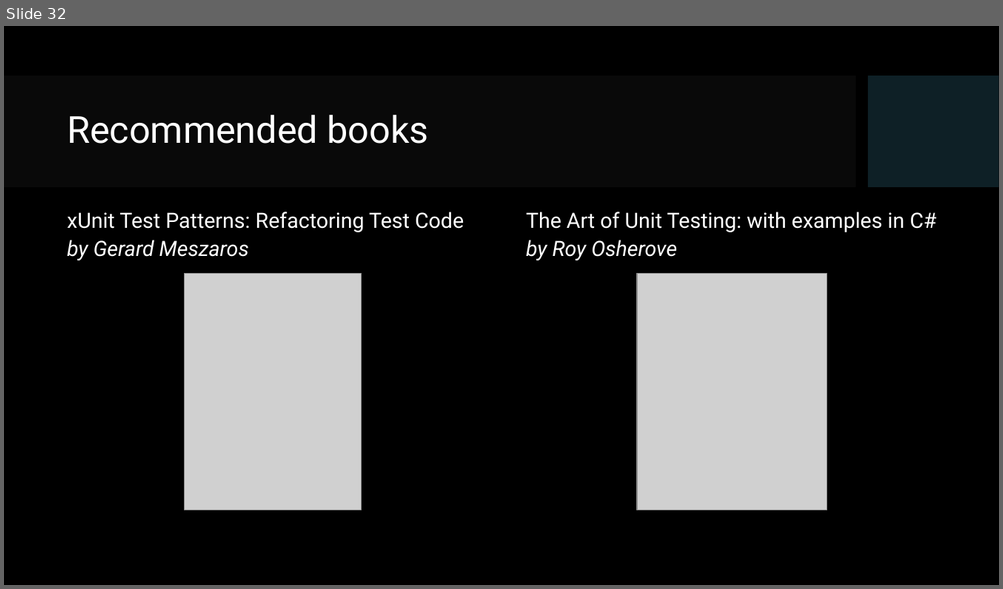
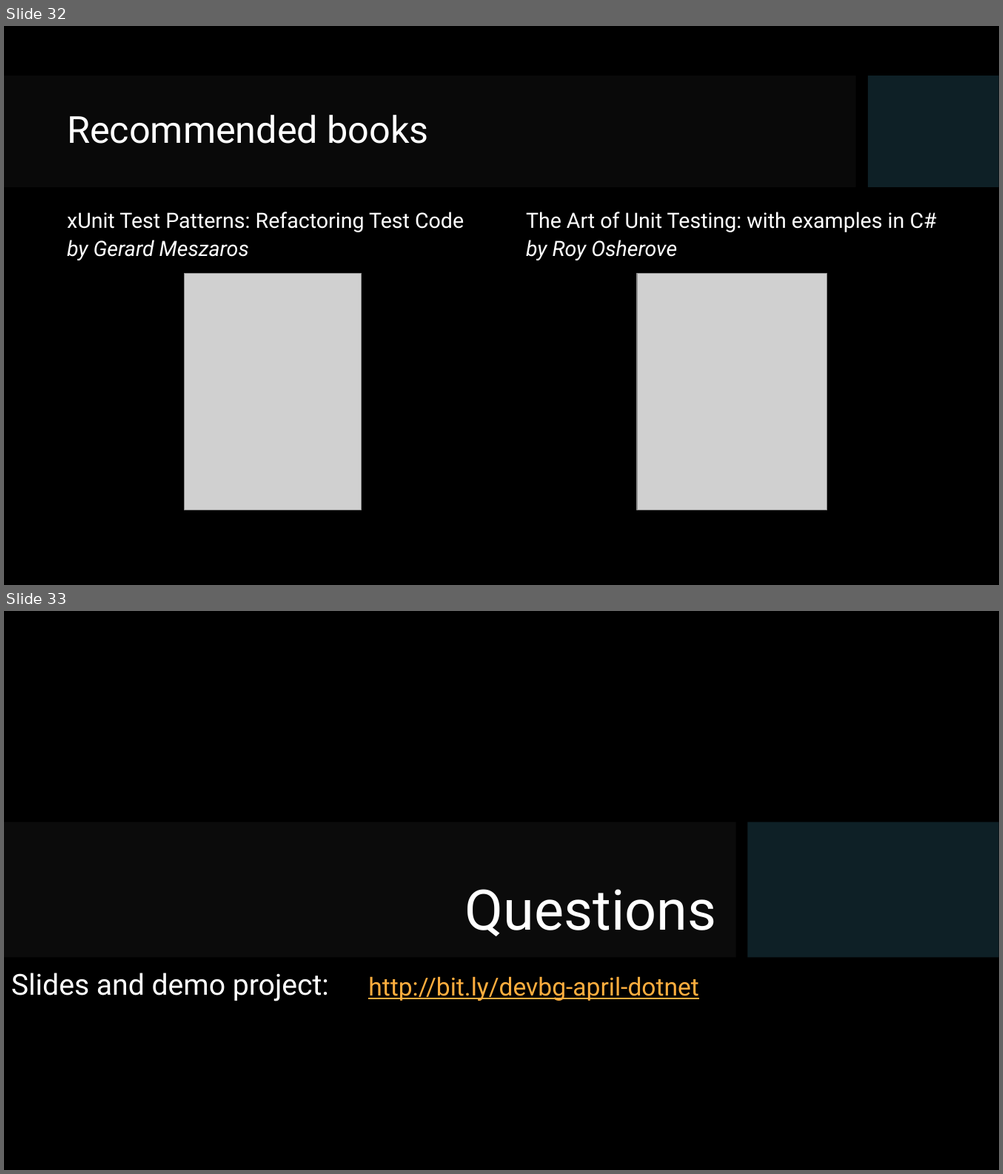
Before and after one commit to Dermendzhiev/presentations, a slide deck: 2021 Apr - Unit testing best practices and common pitfalls/slides.pptx. Shown one above the other, each under a label of ours: slide 32 before the commit, slides 32 and 33 after it. The pictures are 1003x589 and 1003x1174 pixels, drawn with LibreOffice and Linux fonts; fonts in the diff are those of the drawing; grey boxes stand for pictures; background and template pictures are left out. Boxes give left, top, right and bottom in pixels: in the first picture for what was removed or moved away, otherwise in the second. Text is boxed around its words. In the diff, an @@ line names an element or a change of style, - is before the commit and + after.

Commit message:
update slides and demo

```diff
--- a/2021 Apr - Unit testing best practices and common pitfalls/slides.pptx
+++ b/2021 Apr - Unit testing best practices and common pitfalls/slides.pptx
@@ slide 33 added at (4, 611, 999, 1170), background picture (left out) @@
@@ rectangle added at (4, 822, 736, 958), fill #262626 at 30% opacity @@
@@ rectangle added at (747, 822, 999, 958), fill #3A8199 at 25% opacity @@
@@ title added at (465, 889, 717, 937), 54 pt, text #FFFFFF @@
+Questions
@@ text added at (11, 973, 329, 1002), 28 pt, text #FFFFFF @@
+Slides and demo project:
@@ text added at (368, 977, 699, 1001), 24 pt, text #FFAE3E, underline @@
+http://bit.ly/devbg-april-dotnet
```
Also in this commit, not shown: 2 slides changed, 1 slide removed, 2 other files.
